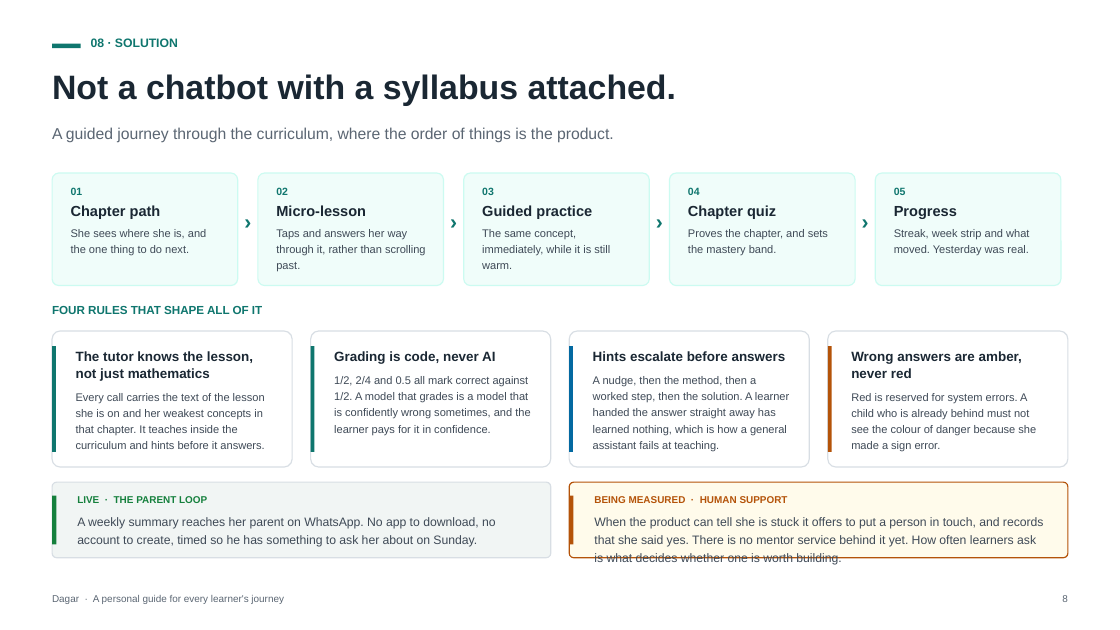
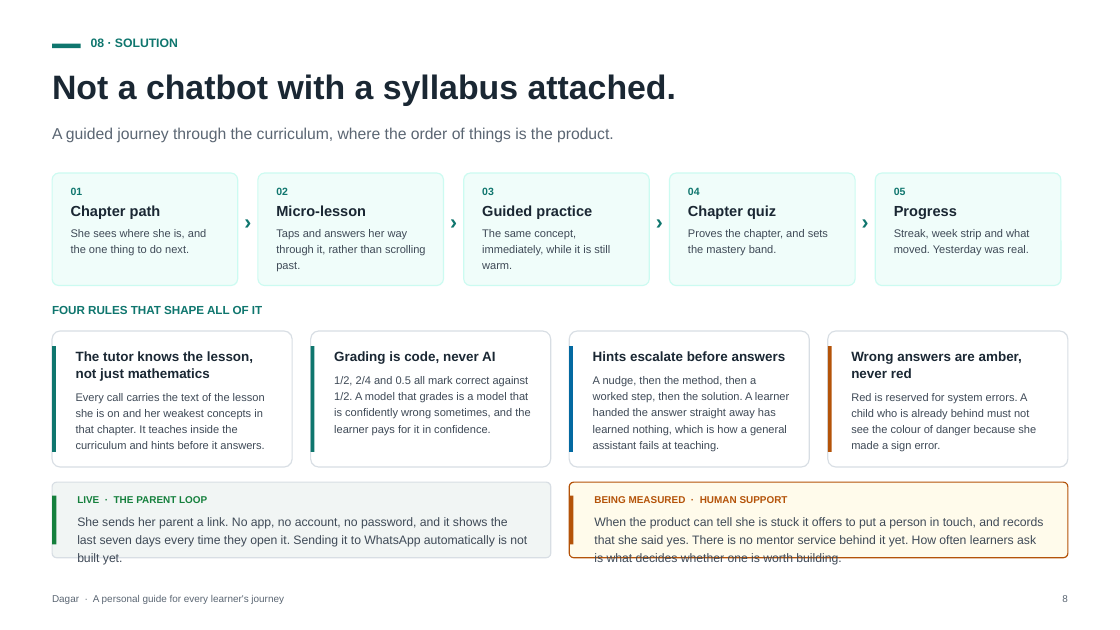
Before and after one commit to ap9650/dagar, a slide deck: slide 8 of docs/deck/Dagar-Pitch-Deck.pptx. Drawn at 1120x630 pixels with LibreOffice and Linux fonts; fonts in the diff are those of the drawing. Boxes give left, top, right and bottom in pixels: in the first picture for what was removed or moved away, otherwise in the second. Text is boxed around its words. In the diff, an @@ line names an element or a change of style, - is before the commit and + after.

```diff
--- a/docs/deck/Dagar-Pitch-Deck.pptx
+++ b/docs/deck/Dagar-Pitch-Deck.pptx
@@ text at <box>77,517,527,547</box>: text changed @@
-A weekly summary reaches her parent on WhatsApp. No app to download, no account to create, timed so he has something to ask her about on Sunday.
+She sends her parent a link. No app, no account, no password, and it shows the last seven days every time they open it. Sending it to WhatsApp automatically is not built yet.
```
Also in this commit, not shown: 3 other slides changed, 2 other files.
